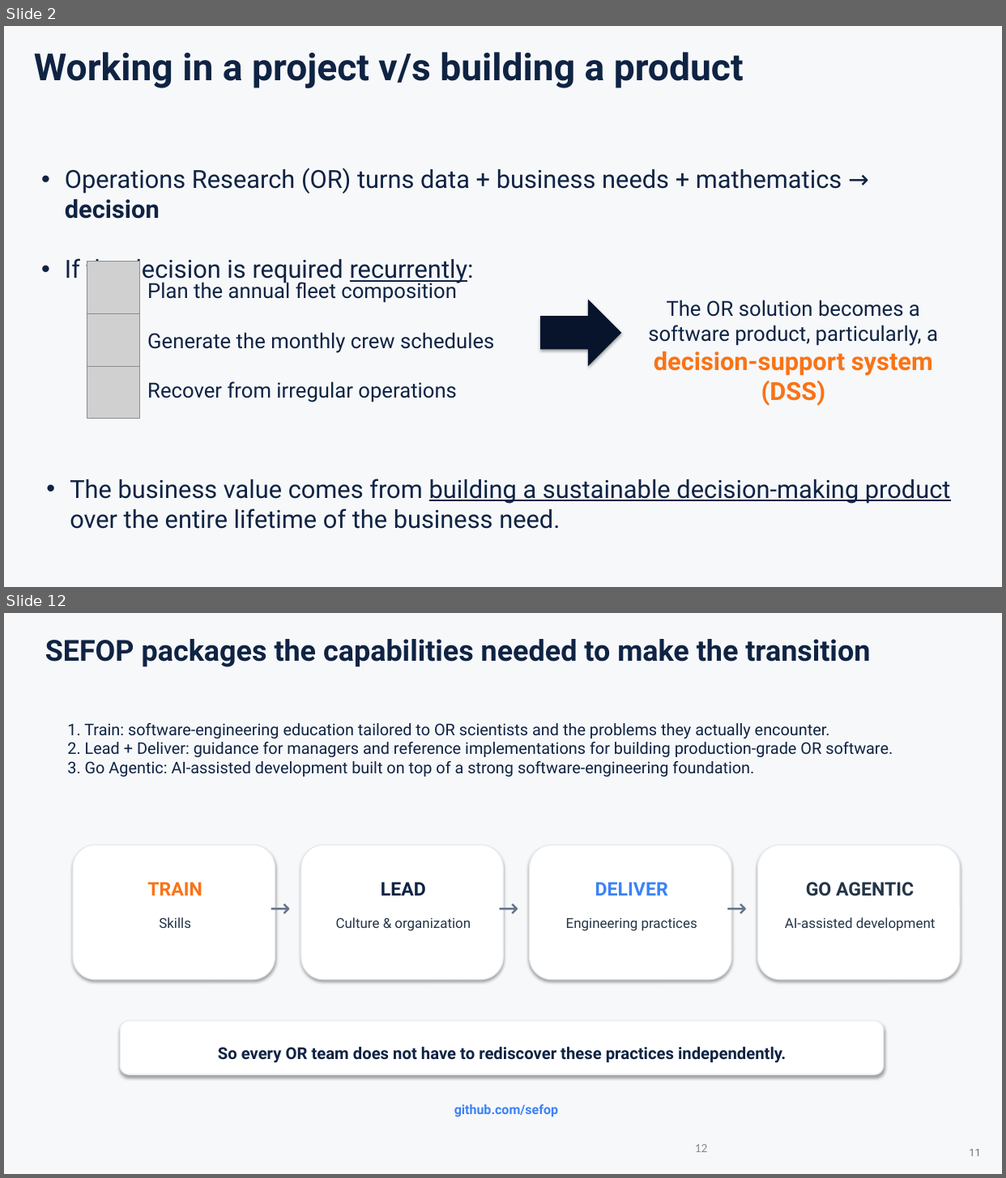
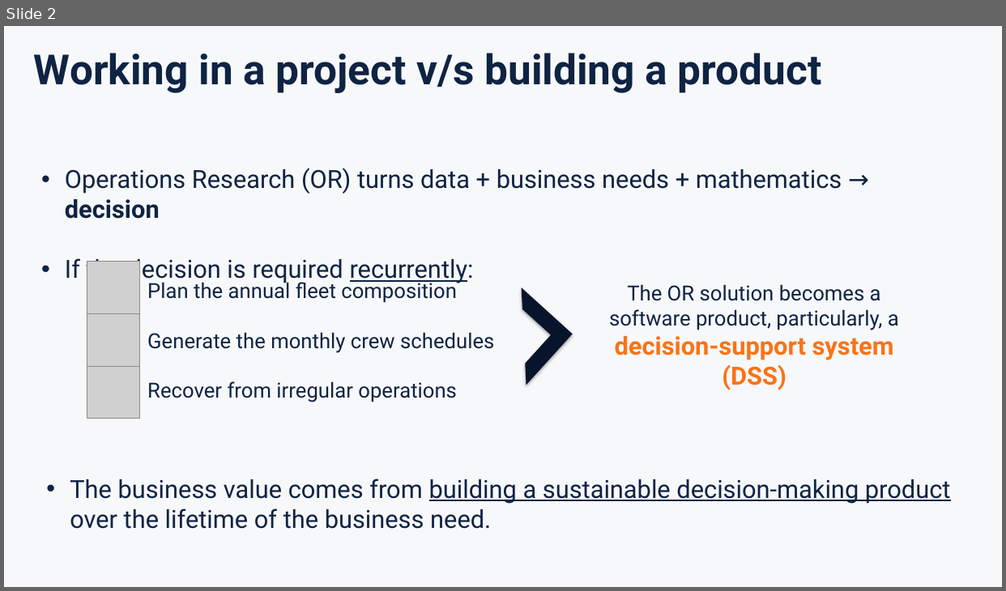
Before and after one commit to sefop/sefop-training-hub, a slide deck: workshops/2026-10-25-agifors-annual-symposium/agifors-sefop.pptx. Shown one above the other, each under a label of ours: slides 2 and 12 before the commit, slide 2 after it; the slides between them are not shown. The pictures are 1006x1178 and 1006x591 pixels, drawn with LibreOffice and Linux fonts; fonts in the diff are those of the drawing; grey boxes stand for pictures. Boxes give left, top, right and bottom in pixels: in the first picture for what was removed or moved away, otherwise in the second. Text is boxed around its words. In the diff, an @@ line names an element or a change of style, - is before the commit and + after.

```diff
--- a/workshops/2026-10-25-agifors-annual-symposium/agifors-sefop.pptx
+++ b/workshops/2026-10-25-agifors-annual-symposium/agifors-sefop.pptx
@@ slide 12 removed at [4,613,1002,1174], background #F7F8FA @@
@@ text removed at [45,639,870,667] @@
-SEFOP packages the capabilities needed to make the transition
@@ text removed at [67,723,893,777] @@
-1. Train: software-engineering education tailored to OR scientists and the problems they actually encounter.
-2. Lead + Deliver: guidance for managers and reference implementations for building production-grade OR software.
-3. Go Agentic: AI-assisted development built on top of a strong software-engineering foundation.
@@ rounded rectangle removed at [73,845,275,980] @@
@@ rounded rectangle removed at [301,845,503,980] @@
@@ rounded rectangle removed at [530,845,731,980] @@
@@ rounded rectangle removed at [758,845,960,980] @@
@@ text removed at [147,882,202,896] @@
-TRAIN
@@ text removed at [270,892,288,911] @@
-→
@@ text removed at [381,882,426,896] @@
-LEAD
@@ text removed at [498,892,517,911] @@
-→
@@ text removed at [595,882,668,896] @@
-DELIVER
@@ text removed at [727,892,745,911] @@
-→
@@ text removed at [806,882,914,897] @@
-GO AGENTIC
@@ text removed at [159,918,191,928] @@
-Skills
@@ text removed at [336,918,471,931] @@
-Culture & organization
@@ text removed at [566,918,697,931] @@
-Engineering practices
@@ text removed at [785,918,936,931] @@
-AI-assisted development
@@ rounded rectangle removed at [120,1021,884,1075] @@
@@ text removed at [218,1046,786,1063] @@
-So every OR team does not have to rediscover these practices independently.
@@ text removed at [454,1105,558,1118] @@
-github.com/sefop
@@ page number removed at [695,1144,708,1152] @@
-12
@@ text removed at [969,1149,980,1157] @@
-11
@@ slide 2 changed as well @@
@@ text "Working in a project v/s ..." at [34,53,821,93]: size 36 to 40 pt @@
@@ half frame added at [475,288,572,386], fill #07142B @@
@@ text "The OR solution becomes a ...": place and size @@
-text "The OR solution becomes a ..." at [648,300,938,406]
+text "The OR solution becomes a ..." at [609,284,899,390]
@@ right arrow removed at [541,299,621,366] @@
@@ text at [70,479,951,529]: text changed @@
-• The business value comes from building a sustainable decision-making product over the entire lifetime of the business need.
+• The business value comes from building a sustainable decision-making product over the lifetime of the business need.
```
Also in this commit, not shown: 1 other slide changed, 10 slides added, 10 other slides removed, 1 other file.
